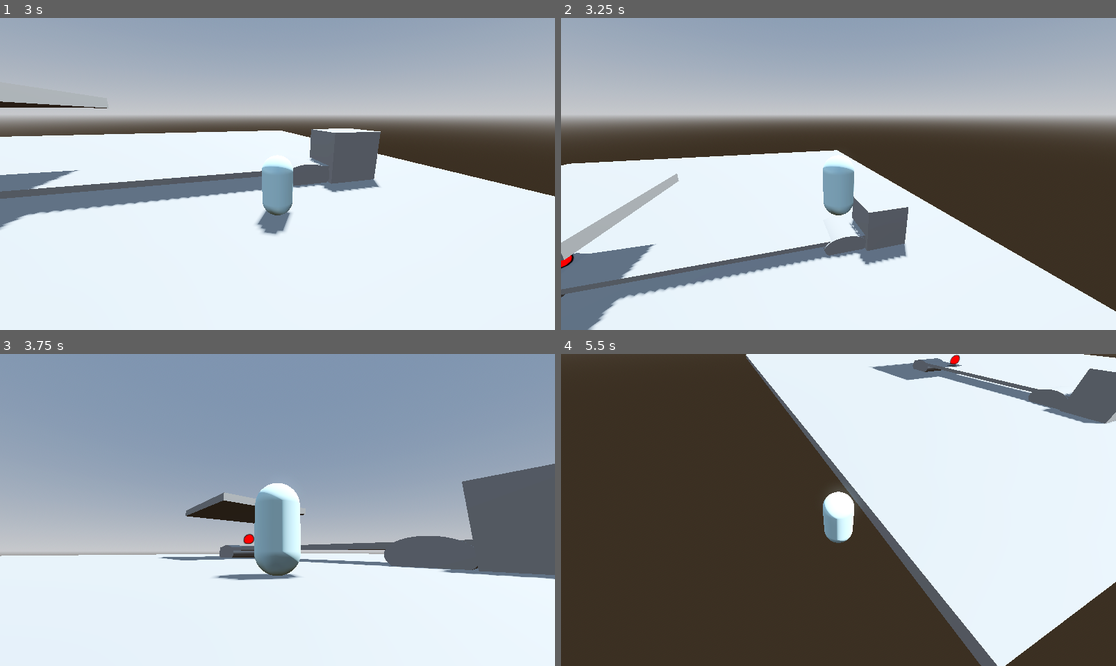
Above: before the commit, frames 1-4 (two rows, left to right).
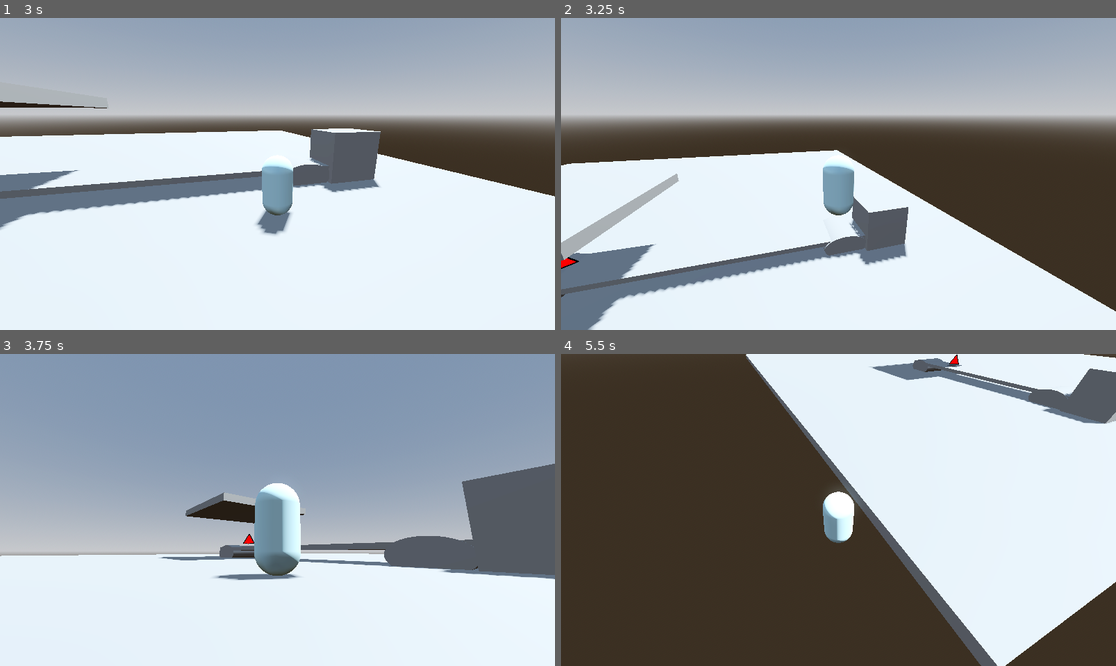
Above: after the commit, the same moments.

Repository: duboisr96/igwdcn
Game: Godot game, scene res://Scenes/Levels/level.tscn
The game is run twice, just before and just after one commit, with the same random seed, the same clock (stepped at 60 frames per second) and the same inputs.
Inputs (mouse positions are in pixels of both pictures, inside the frame that each line leads up to):
- Up to frame 1 (3 s): tap Enter (ui_accept) at 0.5 s; move the mouse to (249, 236) at 0.52 s; hold W (up) 0.53-2.03 s; tap - (decrease belt speed) at 0.6 s; tap Space (jump) at 0.77, 1.52 s; move the mouse to (444, 220) at 1.27 s; tap Keypad 0 (decrease error) at 1.35 s; move the mouse to (111, 127) at 2.02 s; hold A (left) from 2.03 s (still down); tap Mouse wheel up (increase belt speed) at 2.1 s; move the mouse to (305, 174) at 2.77 s; tap Keypad 1 (increase error) at 2.85 s
- Up to frame 2 (3.25 s): keep holding A (left); tap Space (jump) at 3.02 s
- Up to frame 3 (3.75 s): move the mouse to (194, 432) at 3.52 s; release A (left) at 3.53 s; hold S (down) from 3.53 s (still down); tap F (interact) at 3.6 s
- Up to frame 4 (5.5 s): tap Space (jump) at 3.77, 4.52 s; move the mouse to (960, 494) at 4.27 s; release S (down) at 4.28 s; hold D (right) 4.28-5.03 s; tap Shift (sprint) at 4.35 s; move the mouse to (727, 525) at 5.02 s; hold W (up) from 5.03 s (still down); tap - (decrease belt speed) at 5.1 s

Frame 1 is identical in both runs. In frame 2, less than 0.1% of the frame differs, in the area x 0-4%, y 75-81%; in frame 3, less than 0.1%; in frame 4, less than 0.1%.

Commit message:
fixed spawning timer issue
im pushin to main with no branch :ooooooooo

Diff:
--- a/Scenes/Levels/level.tscn
+++ b/Scenes/Levels/level.tscn
@@ -31,6 +31,7 @@
 shadow_enabled = true
 
 [node name="ProductionMachine" parent="." instance=ExtResource("1_ks7je")]
+default_shape_to_create = 2
 default_color_to_create = 1
 
 [node name="Bin" parent="." instance=ExtResource("2_fj8l3")]
--- a/Scenes/objects/factory/bin.gd
+++ b/Scenes/objects/factory/bin.gd
@@ -1,6 +1,7 @@
 extends Area3D
 
 @export var shape := 'circle'
+@export var color := 'DEEP_SKY_BLUE'
 # Called when the node enters the scene tree for the first time.
 func _ready() -> void:
 	pass # Replace with function body.
--- a/Scenes/objects/factory/production_machine.gd
+++ b/Scenes/objects/factory/production_machine.gd
@@ -41,11 +41,13 @@
 
 
 func _on_timer_timeout() -> void:
-
+	print('timer timeout')
 	var parent = get_tree().get_nodes_in_group("levels")
 	if parent[0].production_speed != global_speed_multiplier:
+		$Timer.stop()
 		global_speed_multiplier = parent[0].production_speed
-		$Timer.wait_time = production_default / global_speed_multiplier
+		update_timer()
+
 	rand = randi_range(1.0,100.0)
 	if rand <= error_top :
 		print('creating ', color_to_create, ' ', shape_to_create,' from machine')
@@ -109,9 +111,13 @@
 	new_shape.create_velocity = default_velocity #DIRECTION OF PROD LINE
 	add_child(new_shape)
 
+func update_timer():
+	$Timer.wait_time = production_default / global_speed_multiplier
+	$Timer.start()
+
 
 func _decrease_error() -> void:
-	if error_top <= 94:
+	if error_top < 94:
 		error_top += 5
 		print('decreaing error, error total is ', 100 - error_top, '%')
 
--- a/Scenes/objects/shapes/shape_base.gd
+++ b/Scenes/objects/shapes/shape_base.gd
@@ -80,7 +80,7 @@
 func _check_overlapping_areas() -> void:
 	for area in $Area3D.get_overlapping_areas():
 		if area.name == "Bin":
-			print("collected a ", create_color, ' ', create_shape, " in a ", area.shape, " bin!")
+			print("collected a ", create_color, ' ', create_shape, " in a ",area.color, " ", area.shape, " bin!")
 			queue_free()
 			break
 		elif area.name == "Belt":  # Check if the area's name is "belt"
